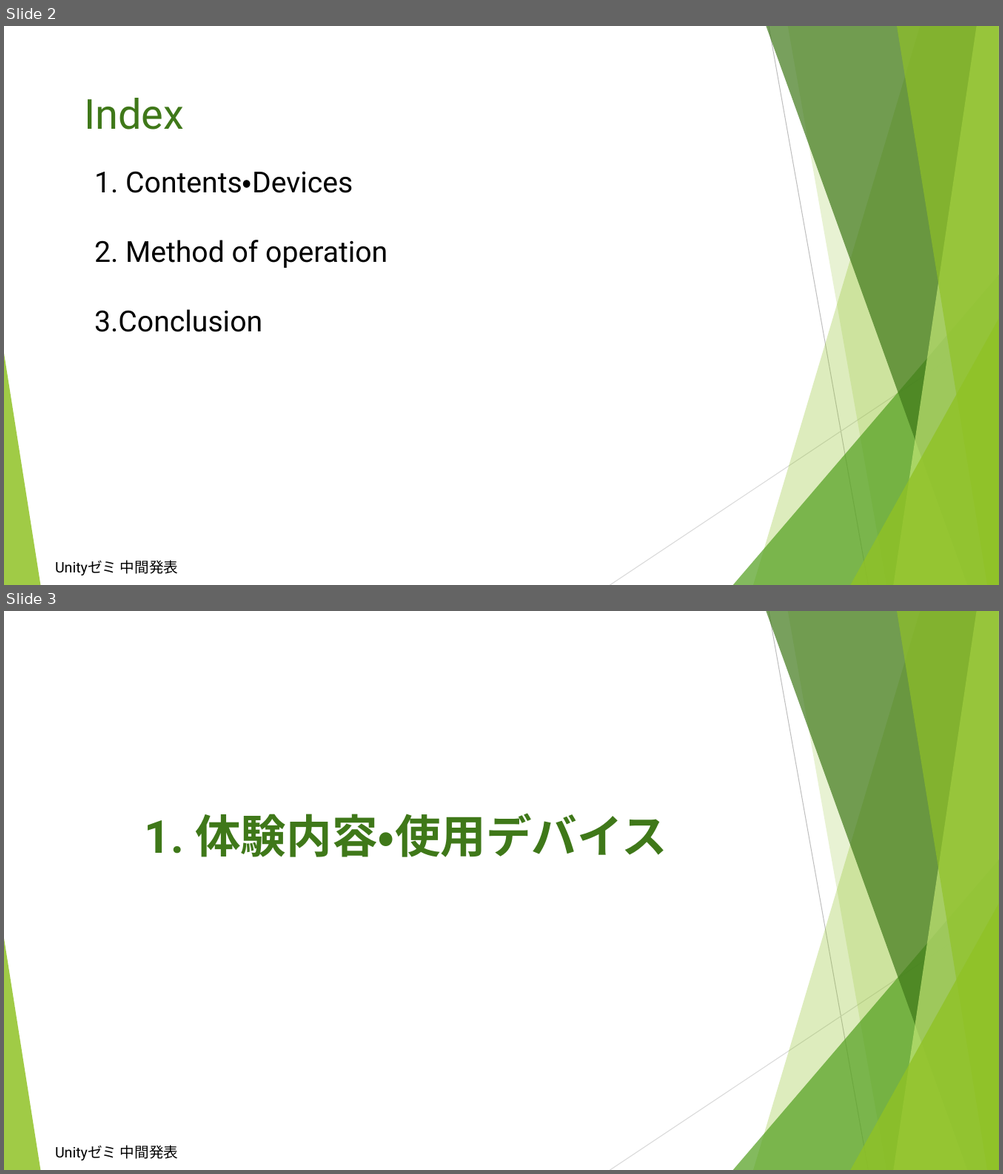
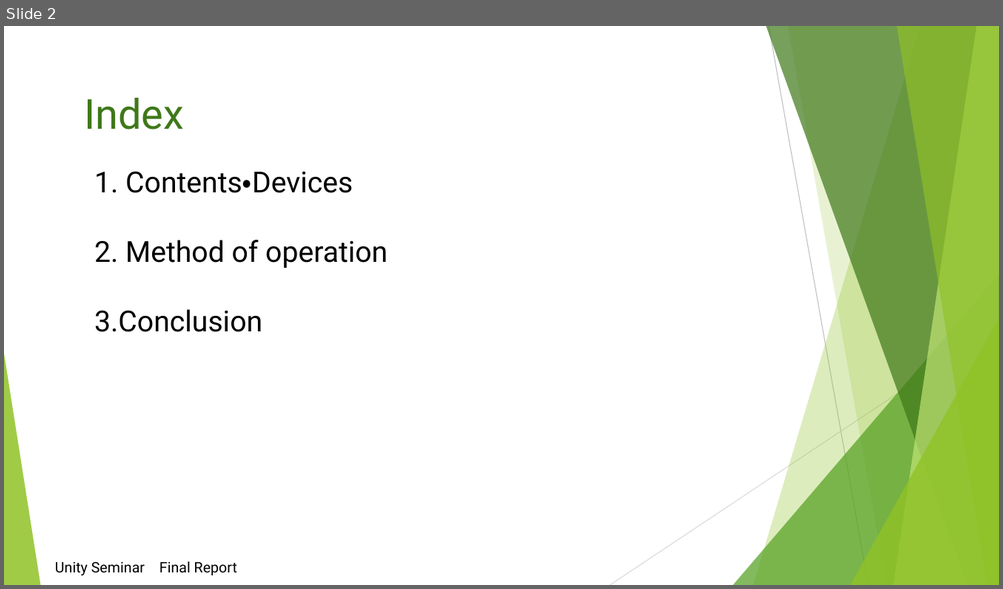
Before and after one commit to UnitySeminarAGroup/Unity_Seminar_A_Group, a slide deck: Unityゼミ最終発表用プレゼン.pptx. Shown one above the other, each under a label of ours: slides 2 and 3 before the commit, slide 2 after it. The pictures are 1003x1174 and 1003x589 pixels, drawn with LibreOffice and Linux fonts; fonts in the diff are those of the drawing. Boxes give left, top, right and bottom in pixels: in the first picture for what was removed or moved away, otherwise in the second. Text is boxed around its words. In the diff, an @@ line names an element or a change of style, - is before the commit and + after.

```diff
--- a/Unityゼミ最終発表用プレゼン.pptx
+++ b/Unityゼミ最終発表用プレゼン.pptx
@@ slide 3 removed at (4,611,999,1170), background #FFFFFF; not listed: 10 template elements that a slide beside it also shows @@
@@ text removed at (145,813,666,857) @@
-1. 体験内容・使用デバイス
@@ text removed at (55,1145,179,1162) @@
-Unityゼミ 中間発表
@@ slide 2 changed as well @@
@@ text at (55,562,237,577): text changed @@
-Unityゼミ 中間発表
+Unity Seminar Final Report
```
Also in this commit, not shown: 2 other slides changed, 5 slides added, 4 other slides removed, 2 other files.
